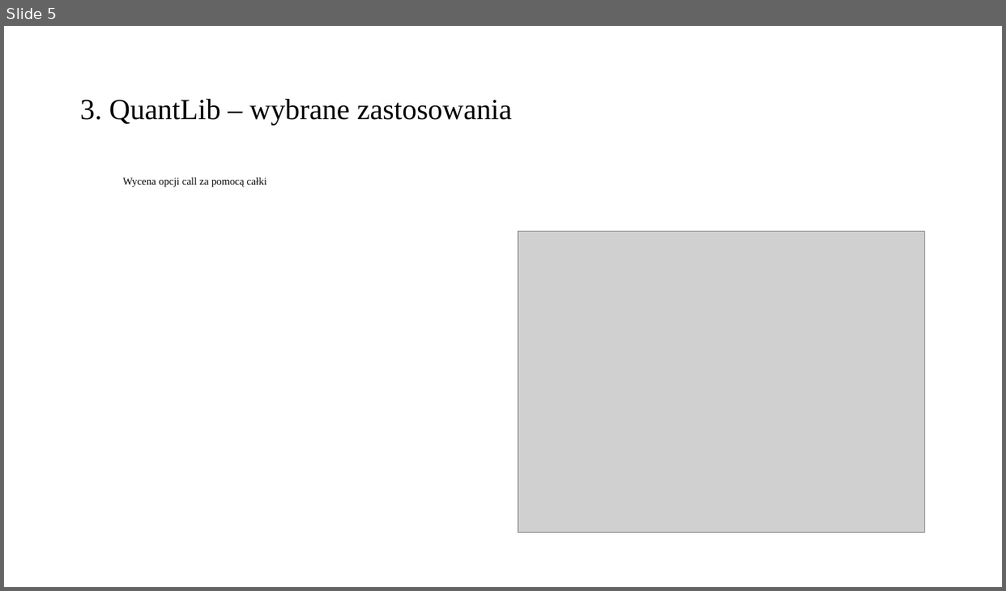
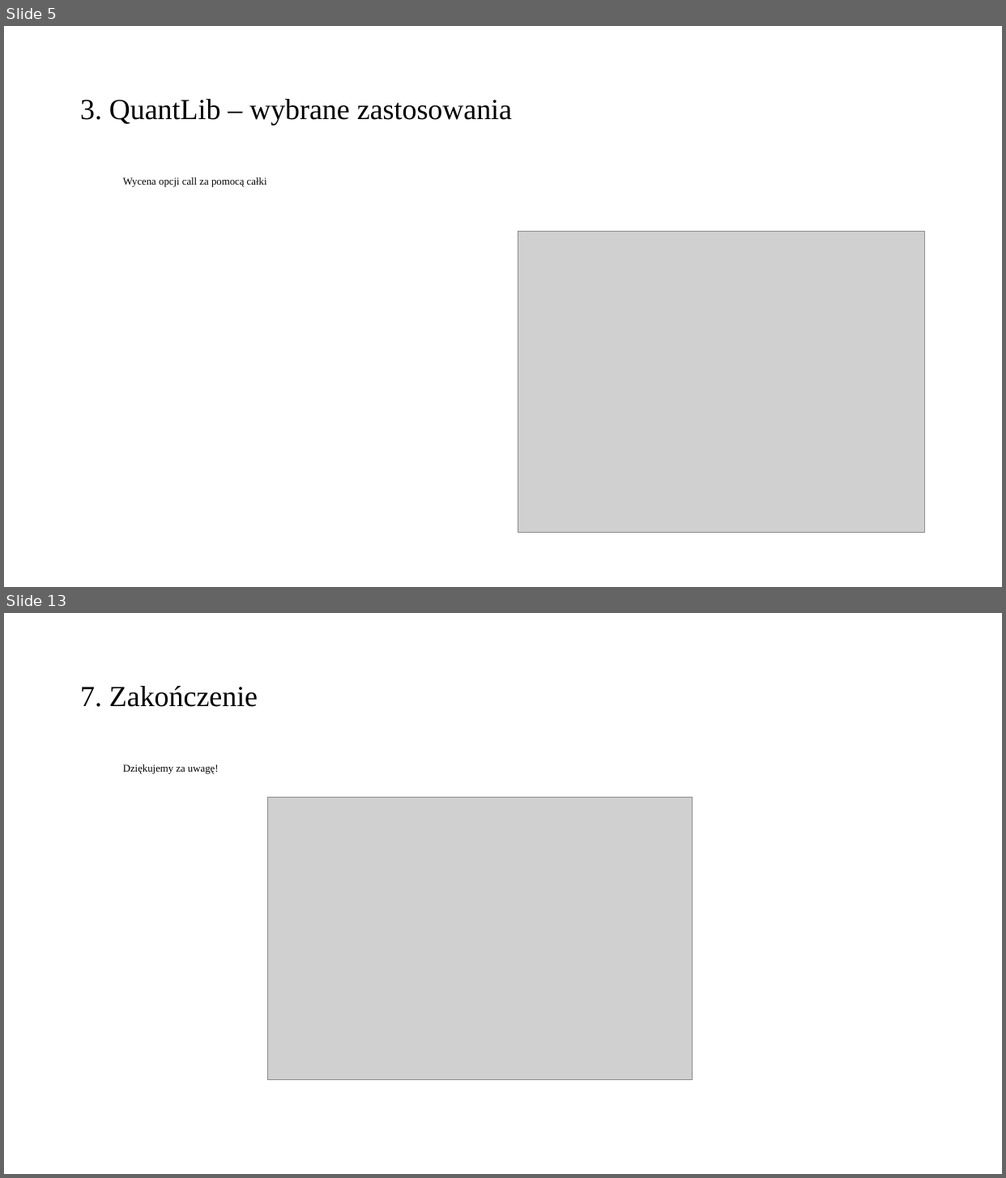
Before and after one commit to yangyutu/books, a slide deck: masters_defense/gregor75663mgr.pptx. Shown one above the other, each under a label of ours: slide 5 before the commit, slides 5 and 13 after it; the slides between them are not shown. The pictures are 1006x591 and 1006x1178 pixels, drawn with LibreOffice and Linux fonts; fonts in the diff are those of the drawing; grey boxes stand for pictures. Boxes give left, top, right and bottom in pixels: in the first picture for what was removed or moved away, otherwise in the second. Text is boxed around its words. In the diff, an @@ line names an element or a change of style, - is before the commit and + after.

```diff
--- a/masters_defense/gregor75663mgr.pptx
+++ b/masters_defense/gregor75663mgr.pptx
@@ slide 13 added at [4, 613, 1002, 1174], background #FFFFFF @@
@@ title added at [80, 686, 258, 707], 28 pt, text #000000 @@
+7. Zakończenie
@@ text added at [123, 764, 219, 774], 10 pt, text #000000 @@
+Dziękujemy za uwagę!
@@ picture added at [267, 798, 692, 1080] @@
```
Also in this commit, not shown: 5 slides changed, 3 other slides added, 4 other files.
